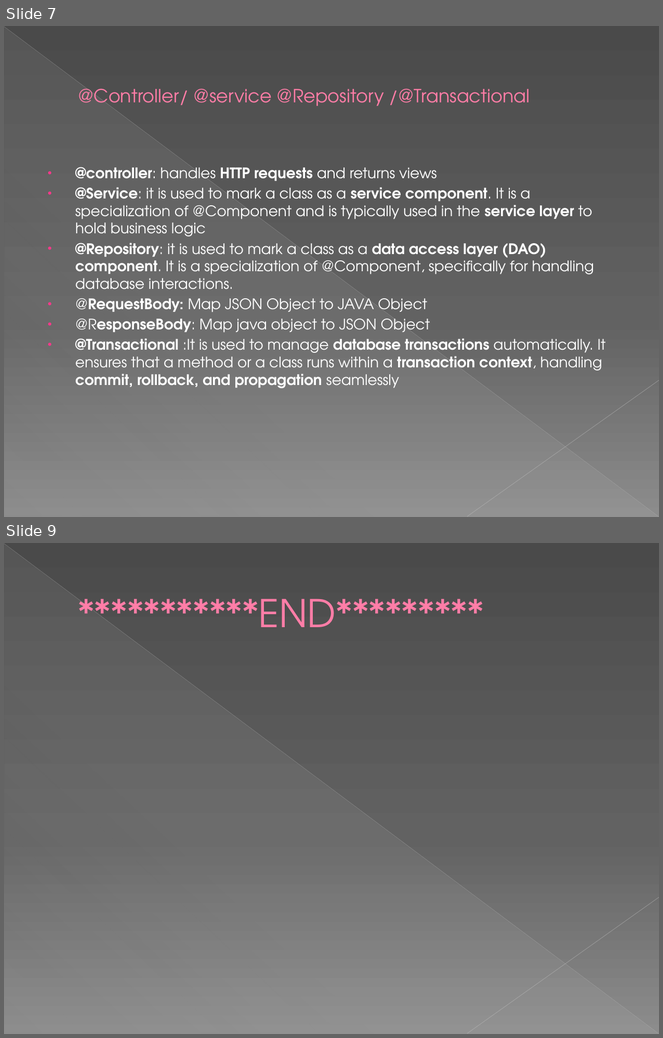
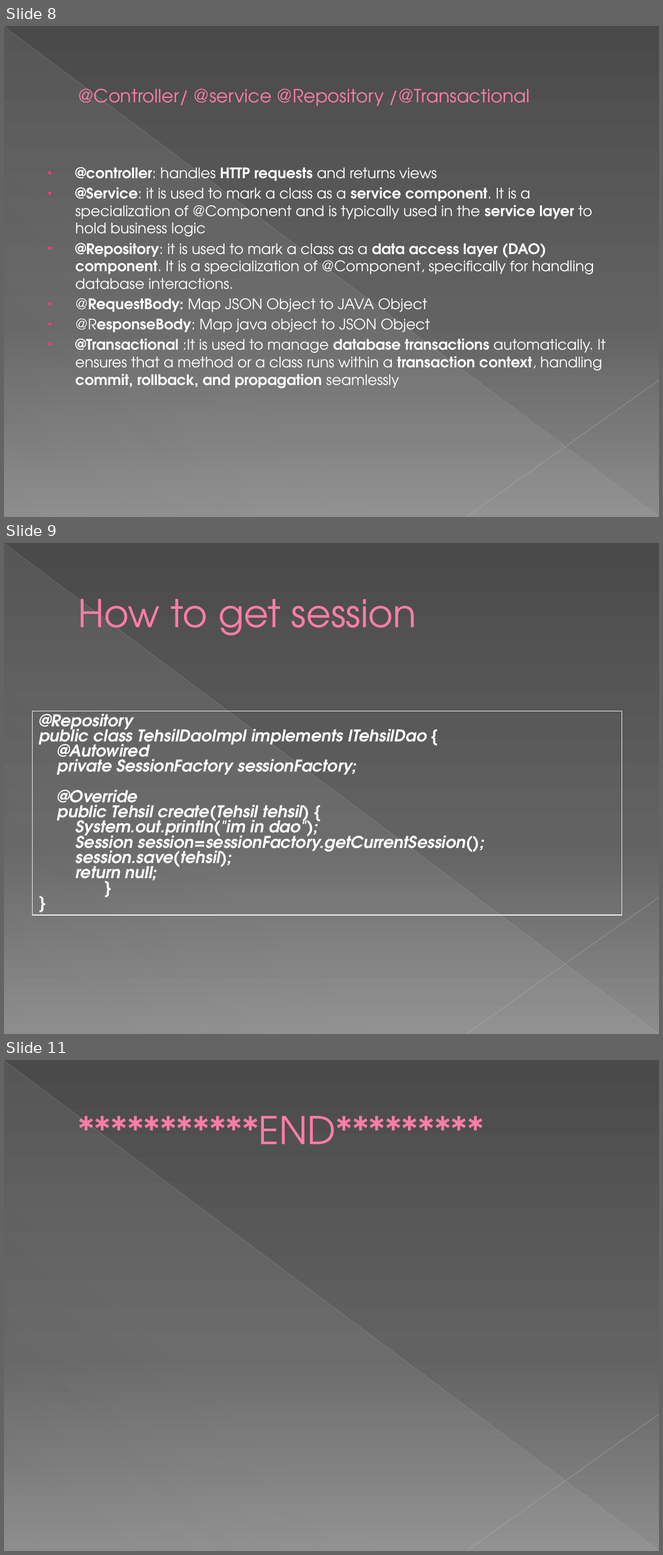
Before and after one commit to theavi/relocation_buddy, a slide deck: rlb.pptx. Shown one above the other, each under a label of ours: slides 7 and 9 before the commit, slides 8, 9 and 11 after it; the slides between them are not shown. The pictures are 663x1038 and 663x1555 pixels, drawn with LibreOffice and Linux fonts; fonts in the diff are those of the drawing. Boxes give left, top, right and bottom in pixels: in the first picture for what was removed or moved away, otherwise in the second. Text is boxed around its words. In the diff, an @@ line names an element or a change of style, - is before the commit and + after.

Commit message:
added session factory slide

```diff
--- a/rlb.pptx
+++ b/rlb.pptx
@@ slide 9 added at (4, 543, 659, 1034), background gradient #4A4A4A to #626262 to #8C8C8C; not listed: 3 template elements that a slide beside it also shows @@
@@ title added at (78, 599, 417, 636), 42 pt, text #FF7DA7 @@
+How to get session
@@ table added at (32, 711, 622, 974), 1 rows, 1 columns @@
+@Repository / public class TehsilDaoImpl implements ITehsilDao { / @Autowired / private SessionFactory sessionFactory; / @Override / public Tehsil create(Tehsil tehsil) { / System.out.println("im in dao"); / Session session=sessionFactory.getCurrentSession(); / session.save(tehsil); / return null; / } / }
@@ what was slide 7 is now slide 8 @@
@@ what was slide 9 is now slide 11 @@
```
Also in this commit, not shown: 1 slide changed, 1 other slide added.
